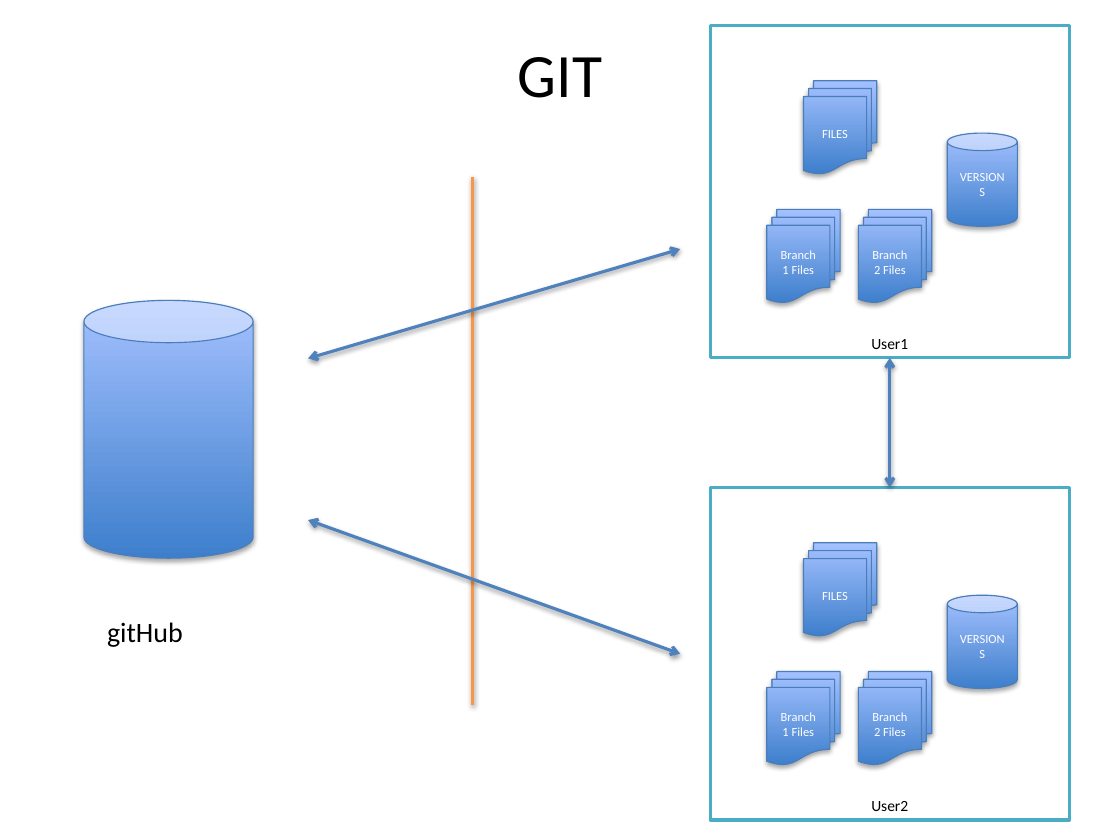
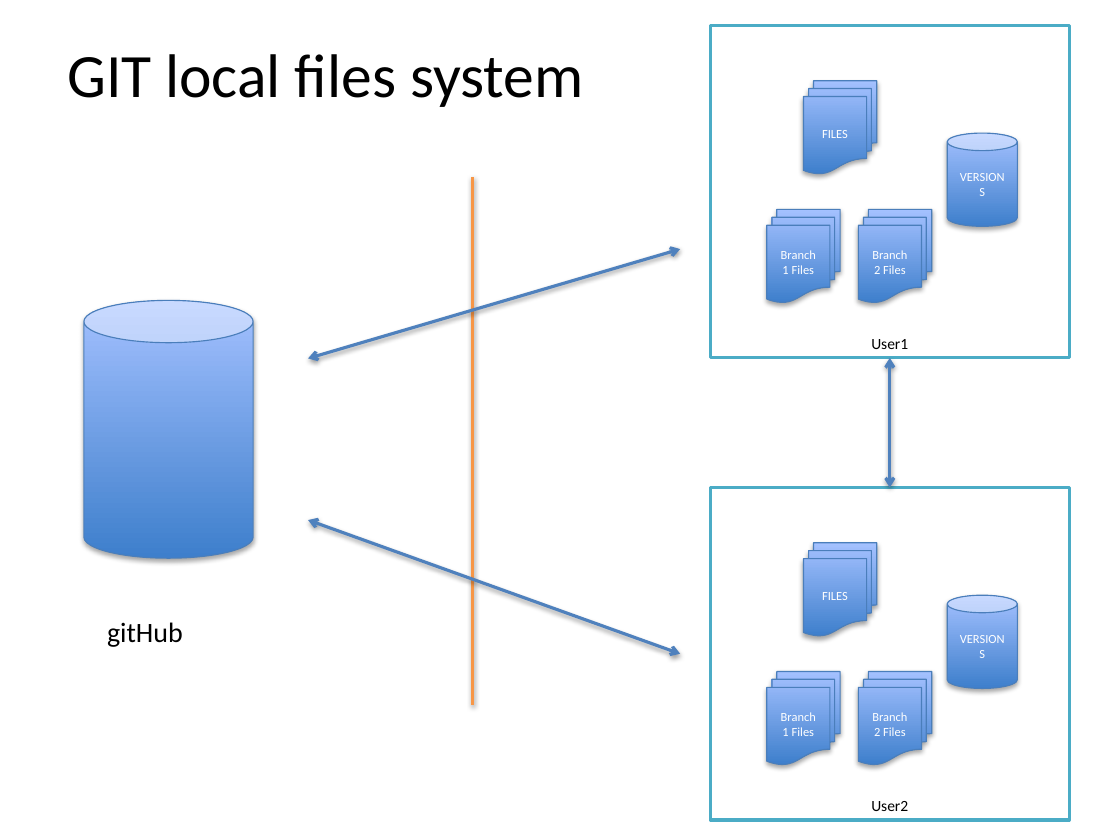
Before and after one commit to dongpingsheng/learngit, a slide deck: slide 5 of LearnGit.pptx. Drawn at 1120x840 pixels with LibreOffice and Linux fonts; fonts in the diff are those of the drawing. Boxes give left, top, right and bottom in pixels: in the first picture for what was removed or moved away, otherwise in the second. Text is boxed around its words. In the diff, an @@ line names an element or a change of style, - is before the commit and + after.

```diff
--- a/LearnGit.pptx
+++ b/LearnGit.pptx
@@ title at (x1=67, y1=54, x2=583, y2=107): text changed @@
-GIT
+GIT local files system
```
Also in this commit, not shown: 8 other slides changed, 12 slides added, 1 slide removed.
